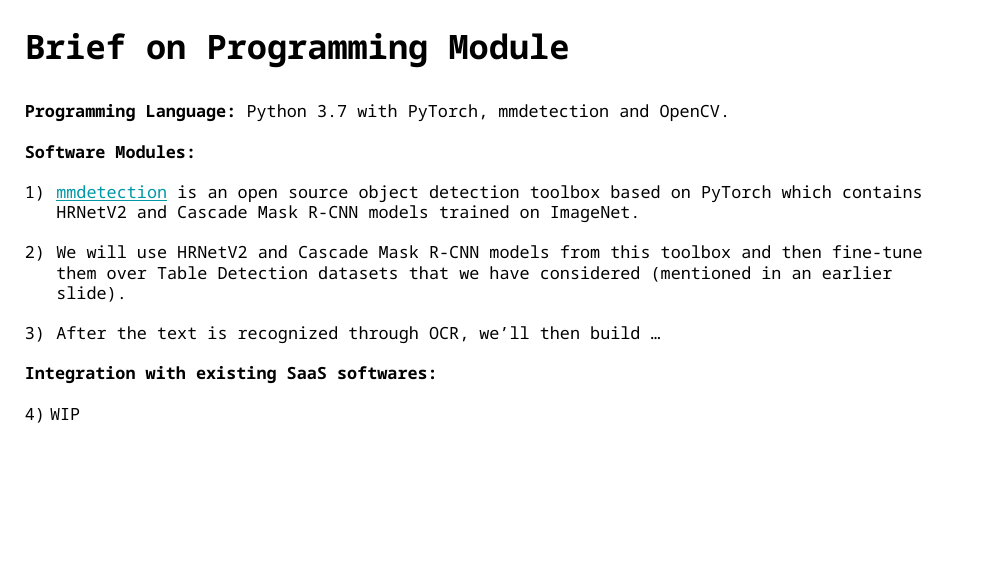
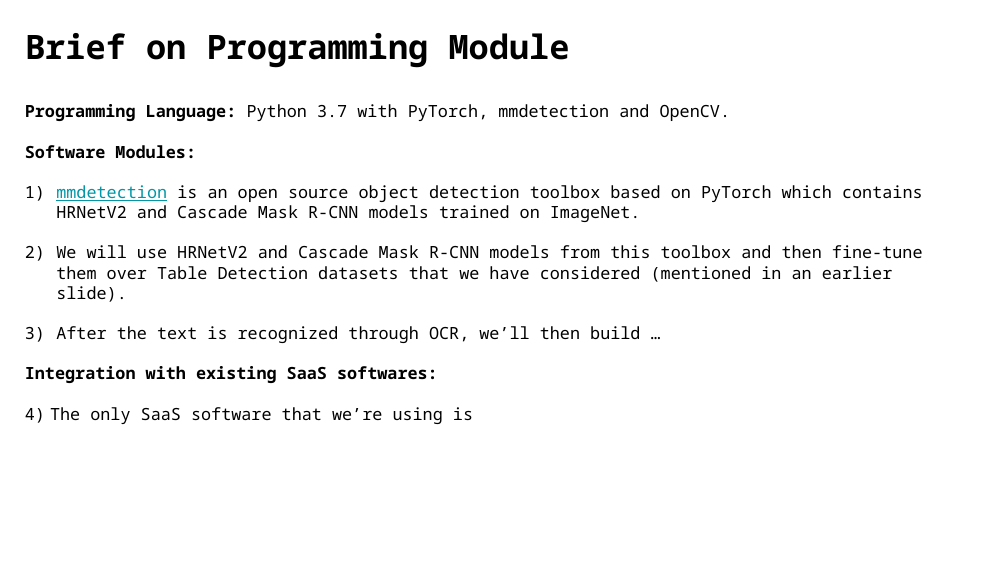
Before and after one commit to deepeshhada/flipkart-grid-table-extraction, a slide deck: slide 9 of Level 2/GRiD_ Electronic Invoicing using Image Processing_TwoAndAHalfMen_IISc.pptx. Drawn at 1008x567 pixels with LibreOffice and Linux fonts; fonts in the diff are those of the drawing; background and template pictures are left out. Boxes give left, top, right and bottom in pixels: in the first picture for what was removed or moved away, otherwise in the second. Text is boxed around its words. In the diff, an @@ line names an element or a change of style, - is before the commit and + after.

```diff
--- a/Level 2/GRiD_ Electronic Invoicing using Image Processing_TwoAndAHalfMen_IISc.pptx
+++ b/Level 2/GRiD_ Electronic Invoicing using Image Processing_TwoAndAHalfMen_IISc.pptx
@@ text at (50, 407, 473, 424): text changed @@
-1) WIP
+1) The only SaaS software that we’re using is
```
Also in this commit, not shown: 6 other slides changed.
